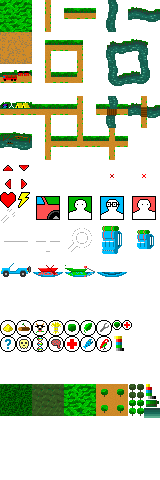
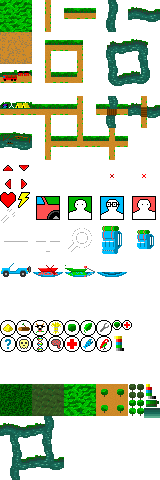
Layered file, before and after one edit (160×480). Changes by layer:
painted on "Visible" over [0, 416, 64, 480]
